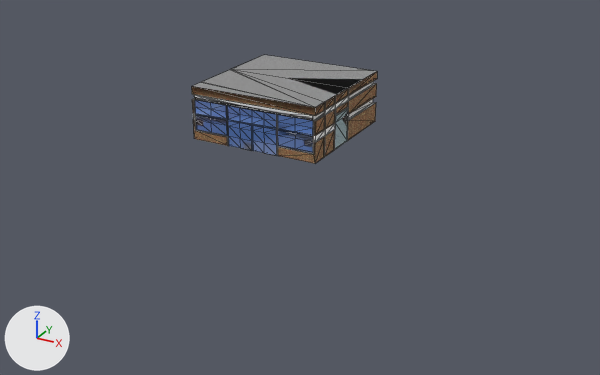
The COLLADA model Assets/Meshes/shop.dae, before and after one commit.
Camera for both pictures: a camera (50 mm lens) standing at (29.4, -51.5, 21.2) and looking at (6.0, -8.9, -0.1). Lighting does not change. The marker at lower left points along +X, +Y and +Z. Mesh edges are drawn as thin lines. Vertices at the same position are counted once.

Objects in the first picture: 'SketchUp'.
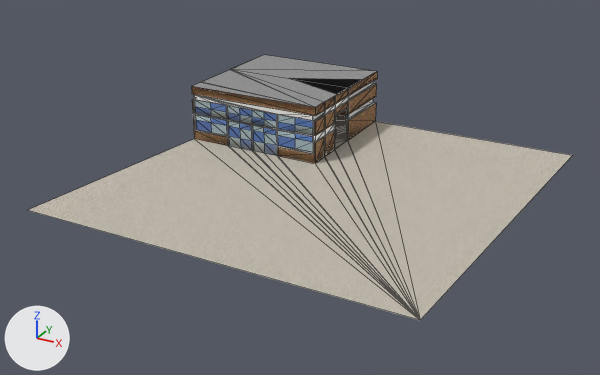
Pixel boxes [x1, y1, x2, y2] of what changed, in the pictures (600 x 375 px; the box of a moved part takes in the faces that stretch with it):
'SketchUp', reshaped (192% wider, 144% taller): before [192, 55, 377, 163]; after [29, 55, 572, 320]
part 1 of me_sketchup, moved or reshaped: before [195, 102, 348, 156]; after [29, 102, 572, 320]
part 2 of me_sketchup, recoloured (blue to grey): [195, 113, 313, 151] in both
part 3 of me_sketchup, recoloured (blue to grey): [195, 100, 313, 153] in both

What changed in the scene script:
```text
Change me_sketchup:
    used by ob_sketchup; location = (0.0, 0.0, 0.0)
    remove me_sketchup.from_pydata(...)  # 313 vertices, 829 faces; spans x -5.0..5.0, y -5.0..5.0, z 0.0..4.0
    add me_sketchup.from_pydata(...)  # 316 vertices, 868 faces; spans x -6.61..20.0, y -19.87..5.0, z 0.0..4.0
    me_sketchup part 1
    119 faces are deleted
    3 vertices are added at (18.39, -19.87, 0.0), (-6.61, -19.87, 0.0), (20.0, 5.0, 0.0)
    36 new faces join them, mat_translucent_glass_safety (picture img_translucent_glass_safety_jpg)
    42 new faces join them, mat_translucent_glass_blue (blue #6495ed)
    33 new faces join them, mat_modern_siding (its picture is missing)
    27 new faces join them, mat_material (white #ffffff)
    1 new face joins them, mat_metal_embossed (picture img_metal_embossed_jpg)
    1 new face joins them, mat_formica_beige (its picture is missing)
    18 new faces join them, mat_cinder_block (picture img_cinder_block_jpg)
    me_sketchup part 2: 33 faces spanning x -4.8..4.8, y -5.0..-4.95, z 0.0..2.0 switch from mat_translucent_glass_blue (blue #6495ed) to mat_modern_siding (its picture is missing)
    me_sketchup part 3: 36 faces spanning x -4.8..4.8, y -5.0, z 0.0..3.03 switch from mat_translucent_glass_blue (blue #6495ed) to mat_translucent_glass_safety (picture img_translucent_glass_safety_jpg)
```
